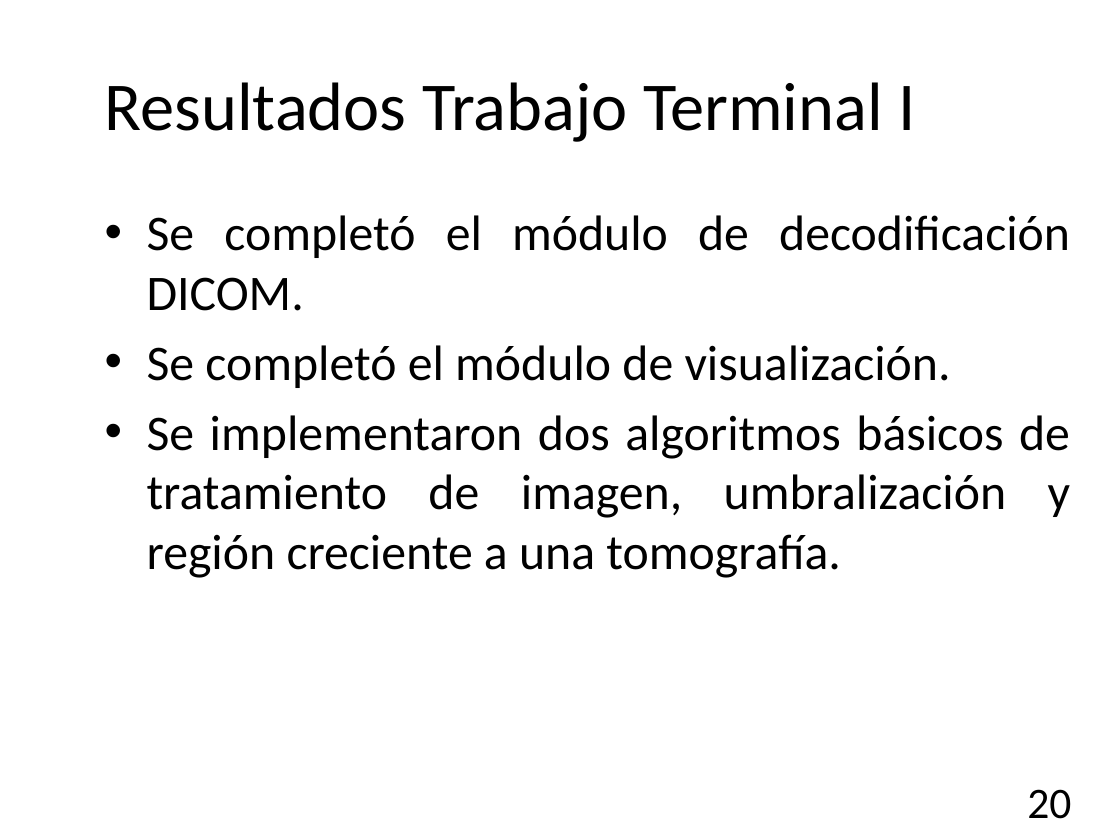
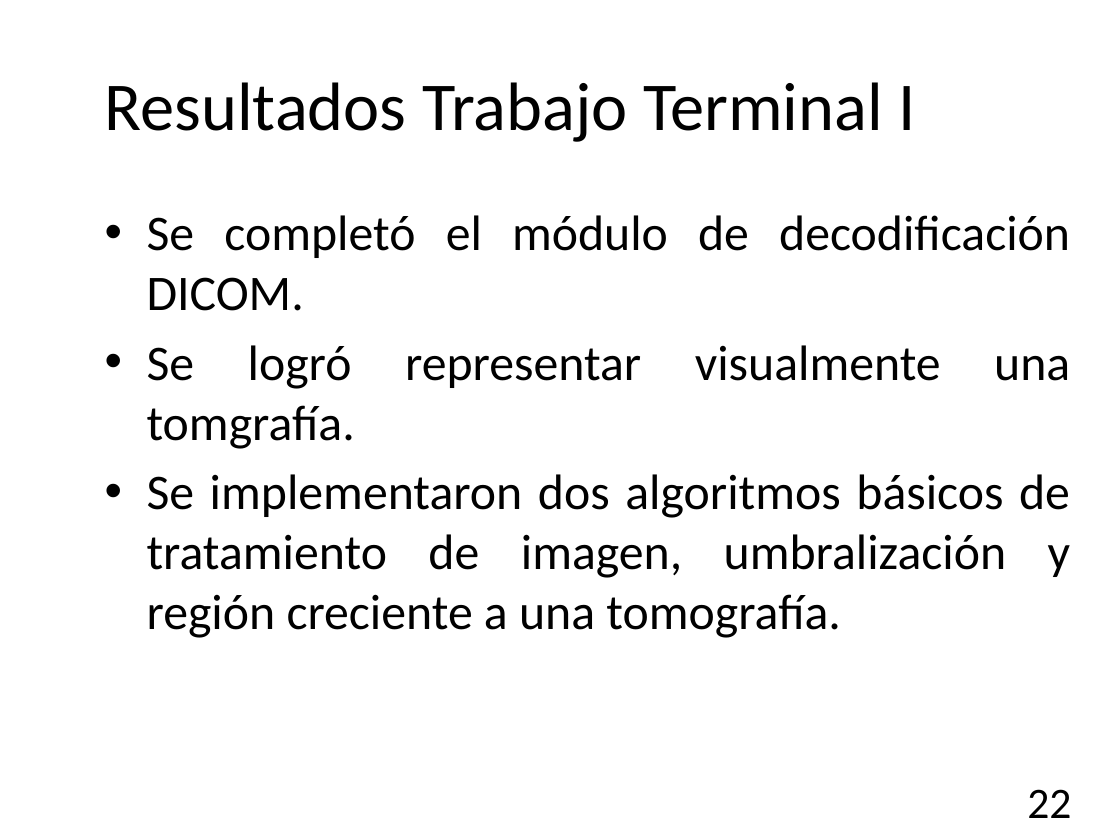
Before and after one commit to garo9521/Trabajo-Terminal, a slide deck: slide 22 of Documento/Presentación.pptx (slide 20 before the commit). Drawn at 1120x840 pixels with LibreOffice and Linux fonts; fonts in the diff are those of the drawing; background and template pictures are left out. Boxes give left, top, right and bottom in pixels: in the first picture for what was removed or moved away, otherwise in the second. Text is boxed around its words. In the diff, an @@ line names an element or a change of style, - is before the commit and + after.

```diff
--- a/Documento/Presentación.pptx
+++ b/Documento/Presentación.pptx
@@ text at <box>147,345,1070,449</box>: text changed @@
-• Se completó el módulo de visualización.
+• Se logró representar visualmente una tomgrafía.
@@ page number at <box>1027,789,1071,818</box>: text changed @@
-20
+22
```
Also in this commit, not shown: 8 other slides changed, 2 slides added, 1 slide removed, 17 other files.
